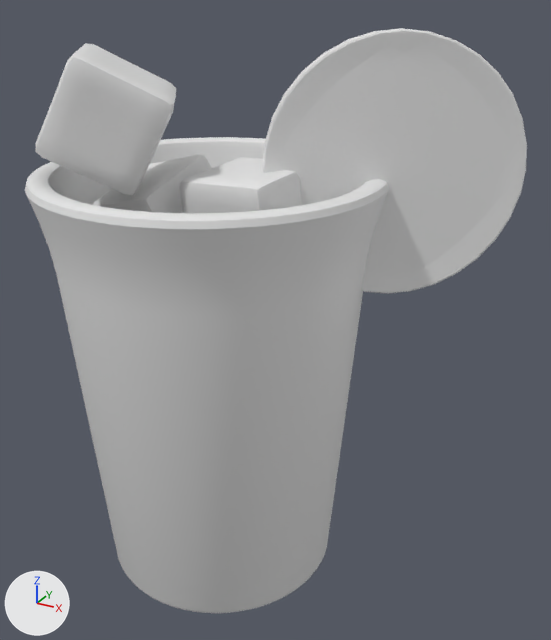
The OBJ model public/assets/drink-baked/blog0080.obj: old version first, new version second.
Camera for both pictures: a camera (50 mm lens) standing at (3.42, -5.13, 5.07) and looking at (0.54, 0.1, 2.46). Arrows for +X, +Y and +Z are at lower left; the lights stay in place. The older version comes first. Where no turn or scale is listed for an object, it has been applied to the vertices.

The scene before the commit, as lines of its bpy script (objects in view):
```python
me_circle_001 = bpy.data.meshes.new('Circle.001')
me_circle_001.from_pydata(...)  # 834 vertices, 832 faces; spans x 0.5..2.3, y -0.15..0.97, z 2.77..4.78
me_cube_001 = bpy.data.meshes.new('Cube.001')
me_cube_001.from_pydata(...)  # 386 vertices, 384 faces; spans x -0.983..0.036, y -0.522..0.527, z 2.667..3.766
me_cube_002 = bpy.data.meshes.new('Cube.002')
me_cube_002.from_pydata(...)  # 386 vertices, 384 faces; spans x -0.04..0.883, y -0.509..0.409, z 2.916..3.807
me_cube_003 = bpy.data.meshes.new('Cube.003')
me_cube_003.from_pydata(...)  # 386 vertices, 384 faces; spans x -1.217..0.032, y -1.07..0.095, z 3.6..4.654
me_cylinder = bpy.data.meshes.new('Cylinder')
me_cylinder.from_pydata(...)  # 960 vertices, 898 faces; spans x -1.44..1.44, y -1.44..1.44, z 0.0..3.71
me_plane = bpy.data.meshes.new('Plane')
me_plane.from_pydata(...)  # 256 vertices, 76 faces; spans x -1.31..1.31, y -1.3..1.3, z 3.0..3.12
ob_circle_001 = bpy.data.objects.new('Circle.001', me_circle_001)
ob_circle_001.location = (0.0, 0.0, 0.0)
ob_cube_001 = bpy.data.objects.new('Cube.001', me_cube_001)
ob_cube_001.location = (0.0, 0.0, 0.0)
ob_cube_002 = bpy.data.objects.new('Cube.002', me_cube_002)
ob_cube_002.location = (0.0, 0.0, 0.0)
ob_cube_003 = bpy.data.objects.new('Cube.003', me_cube_003)
ob_cube_003.location = (0.0, 0.0, 0.0)
ob_cylinder = bpy.data.objects.new('Cylinder', me_cylinder)
ob_cylinder.location = (0.0, 0.0, 0.0)
ob_plane = bpy.data.objects.new('Plane', me_plane)
ob_plane.location = (0.0, 0.0, 0.0)
```
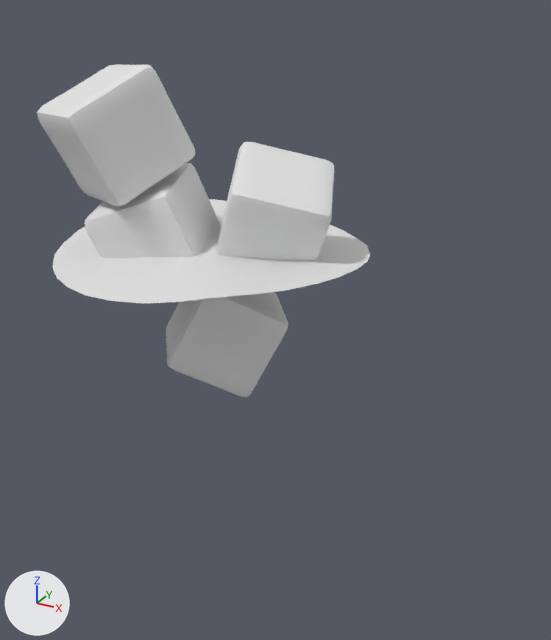
Location of each change, [x1, y1, x2, y2] in pixels of the pictures (551 x 640 px; the box of a moved part takes in the faces that stretch with it):
'Cylinder', deleted: before [25, 137, 389, 613]
'Circle.001', deleted: before [262, 28, 527, 294]
'Cube.003', reshaped (13% wider, 7% shorter): before [36, 43, 176, 195]; after [37, 64, 196, 206]
'Cube.002', reshaped: before [180, 157, 301, 213]; after [216, 142, 335, 288]
'Cube.001', reshaped: before [93, 154, 212, 213]; after [84, 163, 221, 258]
part 4 of me_plane, moved or reshaped (not visible before): after [53, 199, 370, 303]
'Cube', unchanged, uncovered by the edit: after [166, 292, 288, 397]

The edits, one by one:
me_cube_001 is used by ob_cube_001; location (0.0, 0.0, 0.0).
me_cube_001 had 386 vertices, 384 faces and spanned x -0.983..0.036, y -0.522..0.527, z 2.667..3.766.
me_cube_001 now has 386 vertices, 384 faces and spans x -0.993..0.124, y -0.7..0.368, z 2.632..3.692.
me_cube_001 part 1: the whole mesh is multiplied about its middle by the matrix ((0.913, -0.386, -0.13), (0.402, 0.906, 0.135), (0.066, -0.175, 0.982)), then moved by (0.04, -0.169, -0.055).
me_cube_002 is used by ob_cube_002; location (0.0, 0.0, 0.0).
me_cube_002 had 386 vertices, 384 faces and spanned x -0.04..0.883, y -0.509..0.409, z 2.916..3.807.
me_cube_002 now has 386 vertices, 384 faces and spans x -0.094..1.082, y -0.393..0.751, z 2.795..3.9.
me_cube_002 part 2: the whole mesh is multiplied about its middle by the matrix ((0.222, -0.917, 0.332), (-0.196, -0.375, -0.906), (0.955, 0.136, -0.263)), then moved by (0.072, 0.229, -0.014).
me_cube_003 is used by ob_cube_003; location (0.0, 0.0, 0.0).
me_cube_003 had 386 vertices, 384 faces and spanned x -1.217..0.032, y -1.07..0.095, z 3.6..4.654.
me_cube_003 now has 386 vertices, 384 faces and spans x -1.193..-0.055, y -0.98..0.222, z 3.467..4.524.
me_cube_003 part 3: the whole mesh is multiplied about its middle by the matrix ((0.676, -0.587, -0.445), (0.203, 0.729, -0.654), (0.709, 0.351, 0.612)), then moved by (-0.031, 0.109, -0.132).
me_plane is used by ob_plane; location (0.0, 0.0, 0.0).
me_plane had 256 vertices, 76 faces and spanned x -1.31..1.31, y -1.3..1.3, z 3.0..3.12.
me_plane now has 232 vertices, 173 faces and spans x -1.31..1.31, y -1.31..1.31, z 3.0..3.12.
me_plane part 4: 3 vertices moved within x -0.1..0.3, y -1.3..1.3, z 3.04..3.06; 197 vertices removed from x -1.3..1.3, y -1.3..1.3, z 3.0..3.12; 173 vertices added at x -1.3..1.3, y -1.31..1.31, z 3.0..3.12.
Object 'Circle.001' (ob_circle_001) is deleted.
Object 'Cylinder' (ob_cylinder) is deleted.
